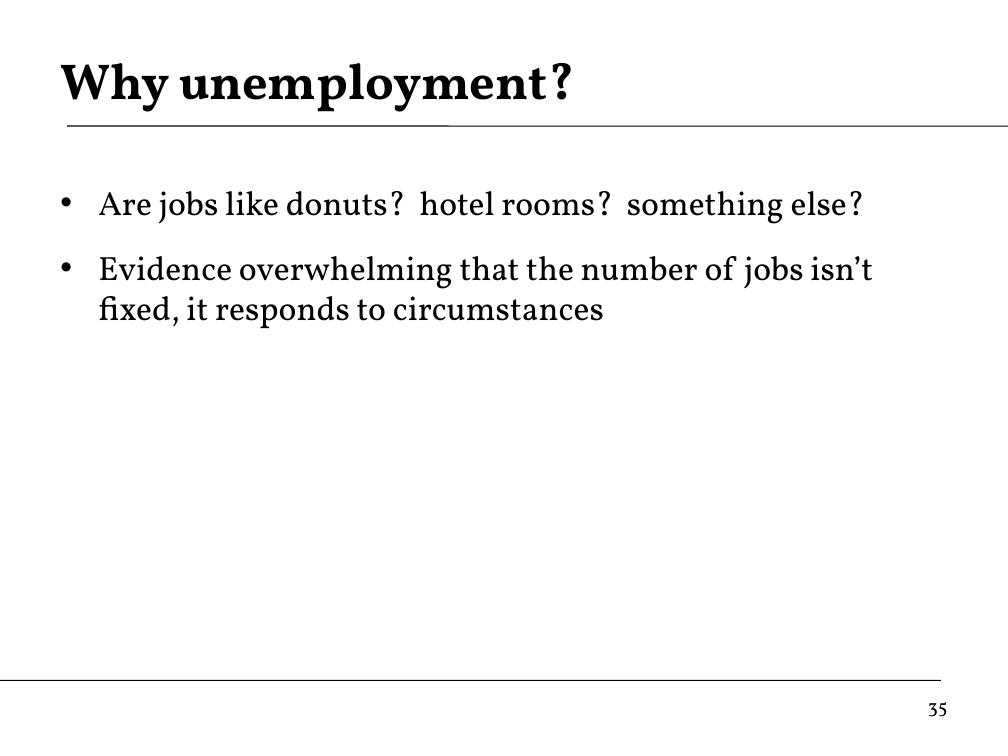
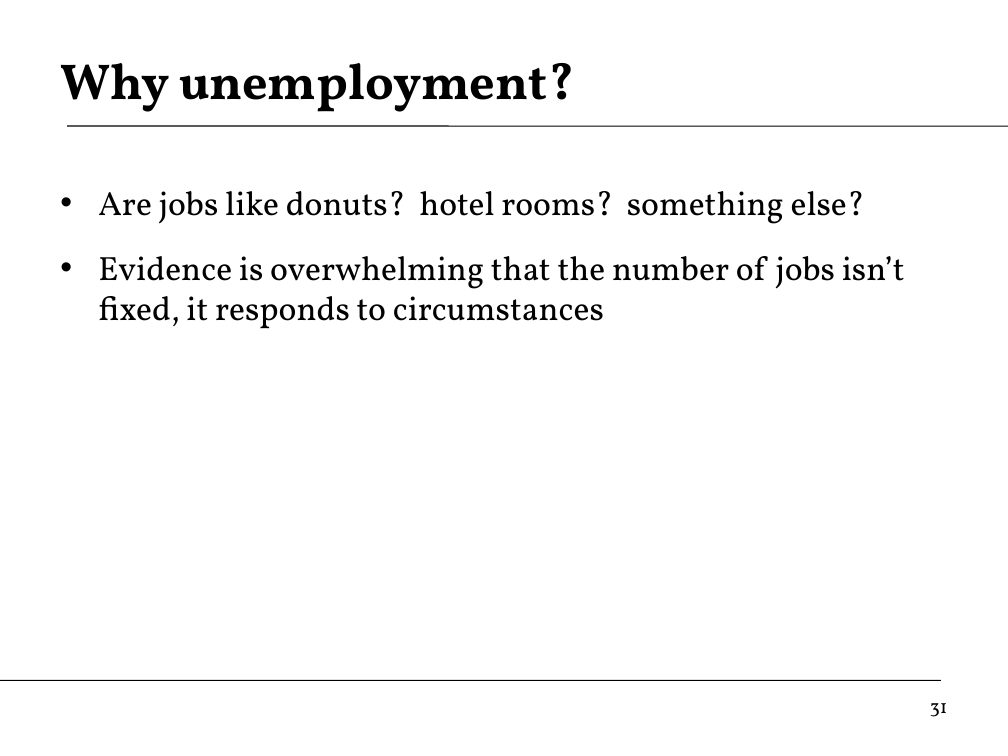
Before and after one commit to DaveBackus/Global_Economy, a slide deck: slide 31 of Slides/slides_labcap_f14.pptx (slide 35 before the commit). Drawn at 1008x756 pixels with LibreOffice and Linux fonts; fonts in the diff are those of the drawing. Boxes give left, top, right and bottom in pixels: in the first picture for what was removed or moved away, otherwise in the second. Text is boxed around its words. In the diff, an @@ line names an element or a change of style, - is before the commit and + after.

```diff
--- a/Slides/slides_labcap_f14.pptx
+++ b/Slides/slides_labcap_f14.pptx
@@ text at [98,256,905,329]: text changed @@
-• Evidence overwhelming that the number of jobs isn’t fixed, it responds to circumstances
+• Evidence is overwhelming that the number of jobs isn’t fixed, it responds to circumstances
@@ page number at [930,703,948,717]: text changed @@
-35
+31
```
Also in this commit, not shown: 32 other slides changed, 14 slides added, 8 slides removed, 27 other files.
